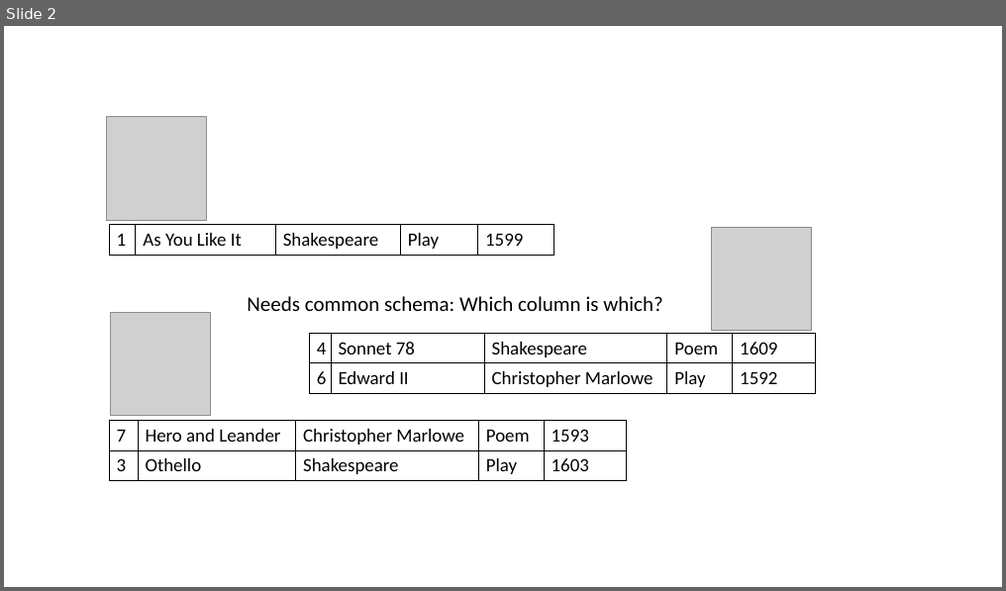
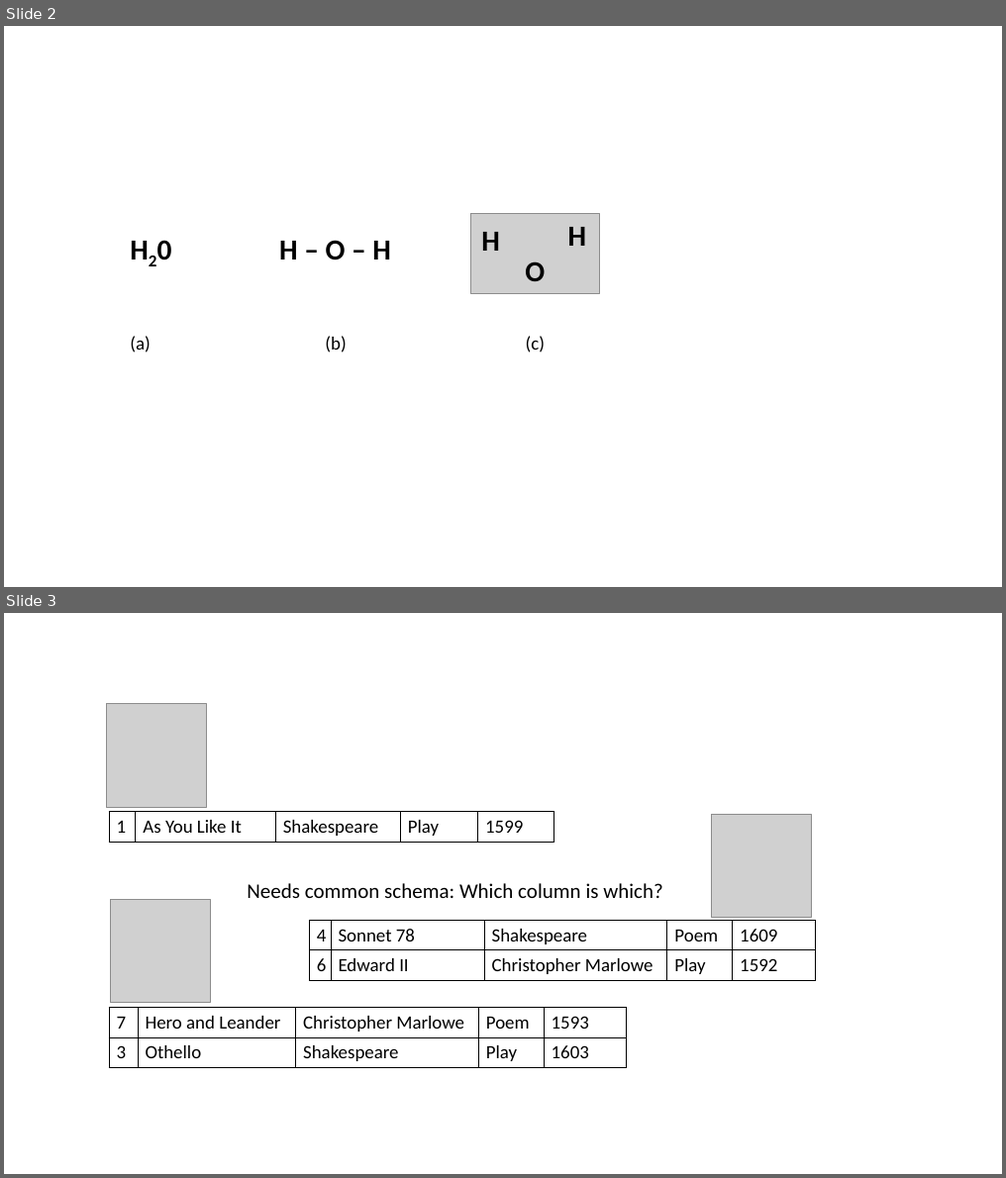
Before and after one commit to dallemang/SWWOv3, a slide deck: SWWOv3/media/ch3/Figures.pptx. Shown one above the other, each under a label of ours: slide 2 before the commit, slides 2 and 3 after it. The pictures are 1006x591 and 1006x1178 pixels, drawn with LibreOffice and Linux fonts; fonts in the diff are those of the drawing; grey boxes stand for pictures. Boxes give left, top, right and bottom in pixels: in the first picture for what was removed or moved away, otherwise in the second. Text is boxed around its words. In the diff, an @@ line names an element or a change of style, - is before the commit and + after.

```diff
--- a/SWWOv3/media/ch3/Figures.pptx
+++ b/SWWOv3/media/ch3/Figures.pptx
@@ slide 2 added at bbox=[4, 26, 1002, 587], background #FFFFFF @@
@@ text added at bbox=[123, 227, 241, 271], 28 pt, text #000000, bold @@
+H20
@@ picture added at bbox=[471, 213, 599, 293] @@
@@ text added at bbox=[481, 232, 500, 251], 28 pt, text #000000, bold @@
+H
@@ text added at bbox=[568, 227, 587, 246], 28 pt, text #000000, bold @@
+H
@@ text added at bbox=[279, 240, 391, 261], 28 pt, text #000000, bold @@
+H – O – H
@@ text added at bbox=[525, 262, 545, 281], 28 pt, text #000000, bold @@
+O
@@ text added at bbox=[130, 336, 150, 353], 18 pt, text #000000 @@
+(a)
@@ text added at bbox=[325, 336, 346, 353], 18 pt, text #000000 @@
+(b)
@@ text added at bbox=[526, 336, 545, 353], 18 pt, text #000000 @@
+(c)
@@ what was slide 2 is now slide 3 @@
```
Also in this commit, not shown: 7 other slides added, 4 other files.
